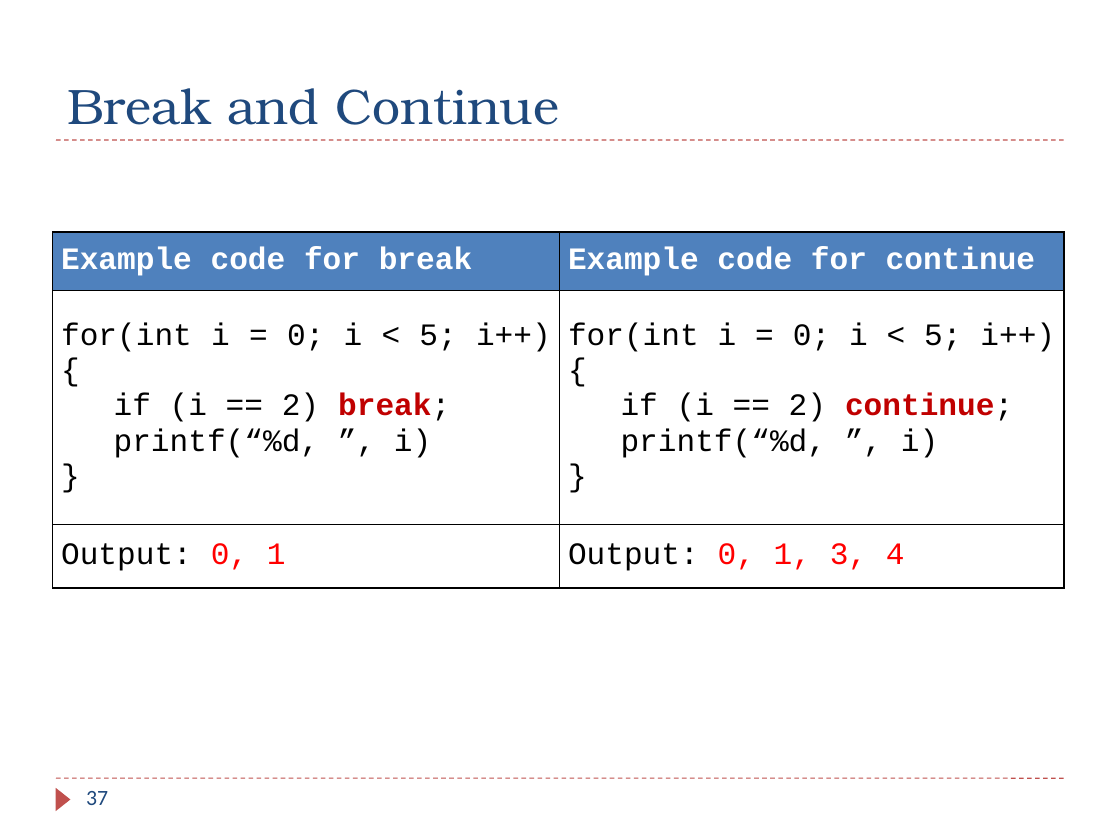
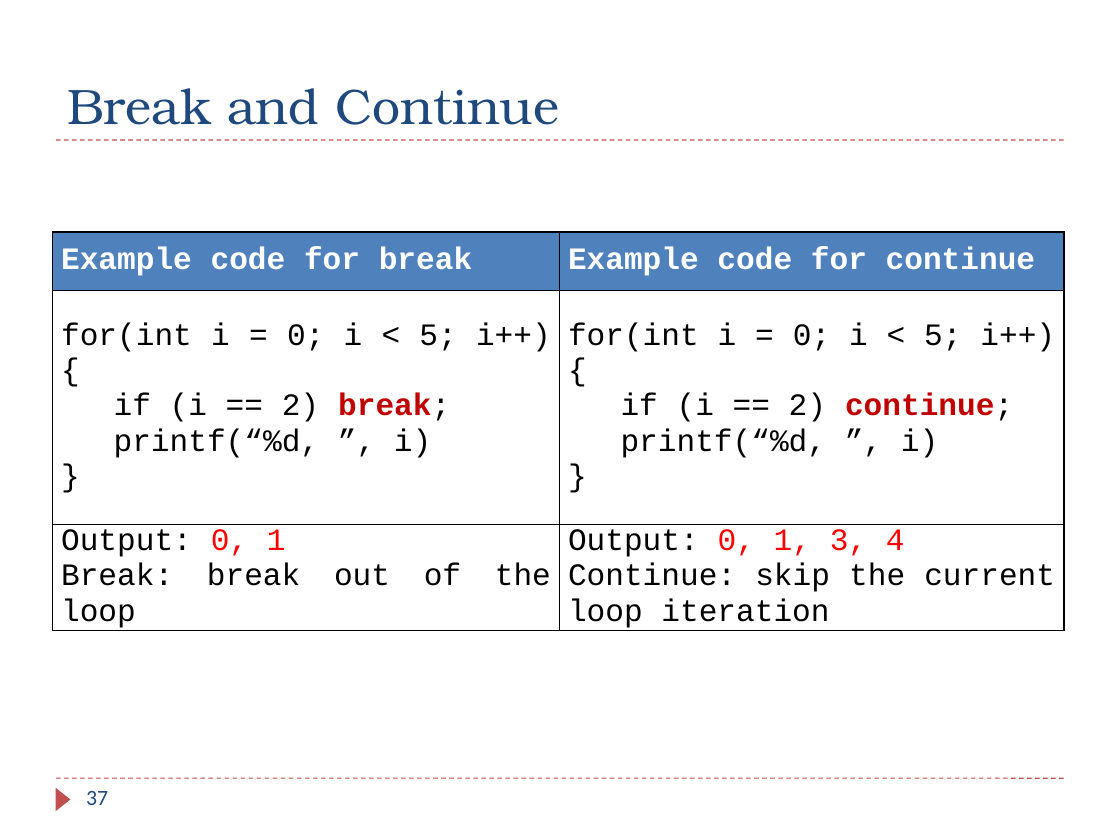
Before and after one commit to guhofstra/CSC111Fa25, a slide deck: slide 37 of PPTs/bak/Textbook Lecture_Slides_V3/Chapter_06_ARM_Flow_Control.pptx. Drawn at 1120x840 pixels with LibreOffice and Linux fonts; fonts in the diff are those of the drawing. Boxes give left, top, right and bottom in pixels: in the first picture for what was removed or moved away, otherwise in the second. Text is boxed around its words. In the diff, an @@ line names an element or a change of style, - is before the commit and + after.

```diff
--- a/PPTs/bak/Textbook Lecture_Slides_V3/Chapter_06_ARM_Flow_Control.pptx
+++ b/PPTs/bak/Textbook Lecture_Slides_V3/Chapter_06_ARM_Flow_Control.pptx
@@ table at [53,232,1064,636] @@
-row 3, column 1: Output: 0, 1
+row 3, column 1: Output: 0, 1 / Break: break out of the loop
-row 3, column 2: Output: 0, 1, 3, 4
+row 3, column 2: Output: 0, 1, 3, 4 / Continue: skip the current loop iteration
```
Also in this commit, not shown: 19 other slides changed, 1 slide added, 3 slides removed, 44 other files.
